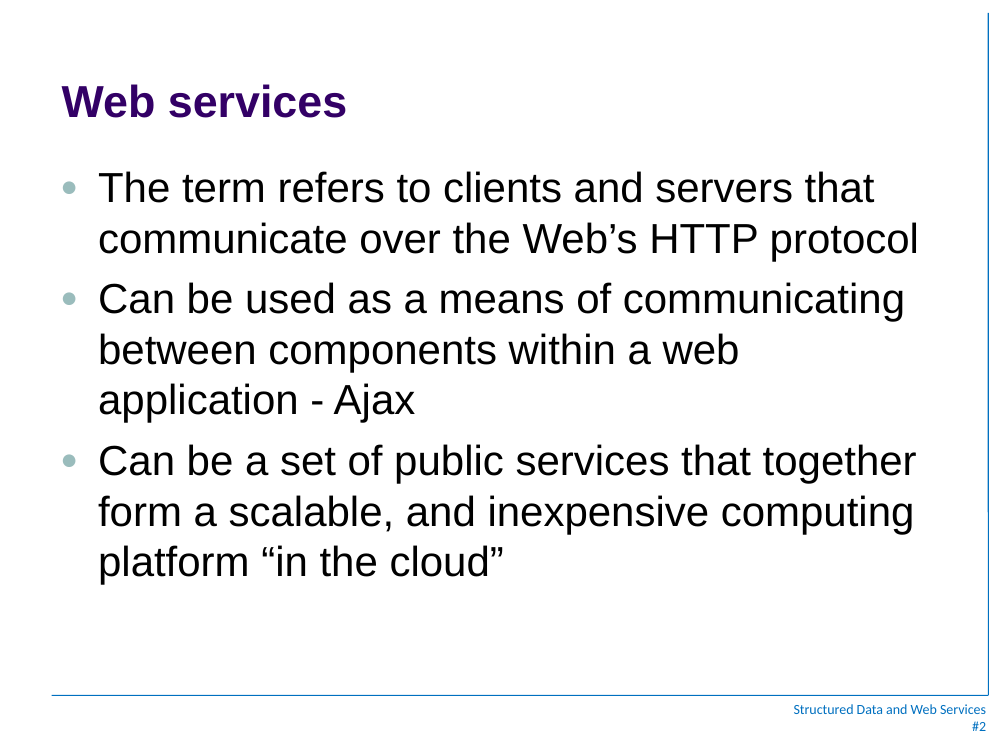
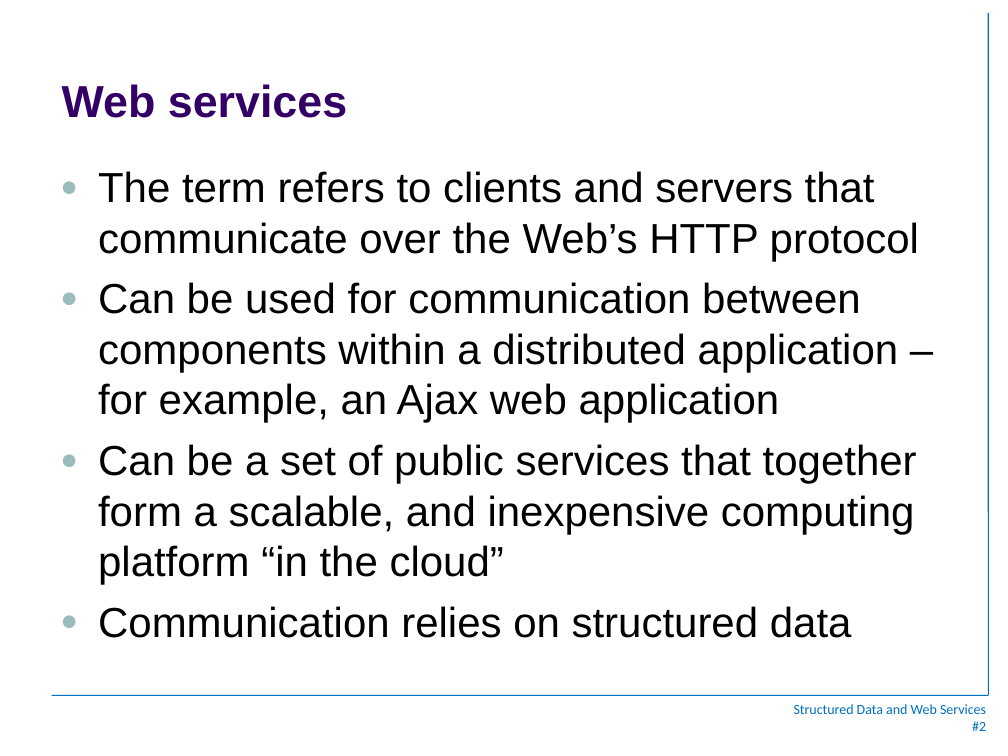
Before and after one commit to jhpaterson/LahtiWebServices, a slide deck: slide 2 of webservices_Lahti.ppt. Drawn at 1008x756 pixels with LibreOffice and Linux fonts; fonts in the diff are those of the drawing; background and template pictures are left out. Boxes give left, top, right and bottom in pixels: in the first picture for what was removed or moved away, otherwise in the second. Text is boxed around its words. In the diff, an @@ line names an element or a change of style, - is before the commit and + after.

Commit message:
updated slides and added VS2010 version

```diff
--- a/webservices_Lahti.ppt
+++ b/webservices_Lahti.ppt
@@ text at (98,282,899,423): text changed @@
-● Can be used as a means of communicating between components within a web application - Ajax
+● Can be used for communication between components within a distributed application – for example, an Ajax web application
@@ text at (98,606,852,638): paragraph added @@
+● Communication relies on structured data
```
Also in this commit, not shown: 5 other slides changed, 1 slide added, 32 other files.
